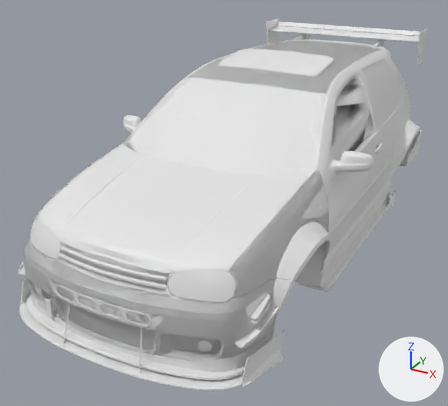
The Blender file assets/source/eshell/wendtStrom/wendtStrom.blend, before and after one commit.
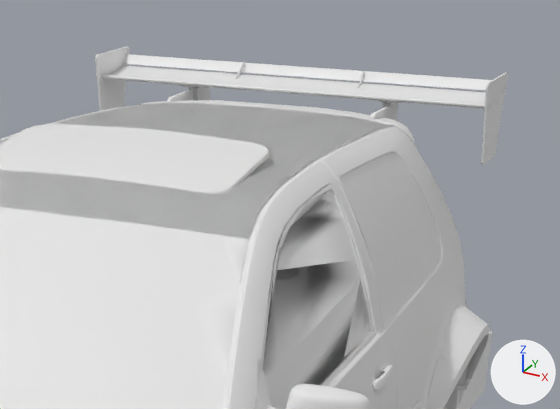
Each version is shown whole from a 50 mm camera at (2.01, -4.36, 2.35) aimed at (-0.19, -0.35, 0.34), then close up on the part from 51% to 100% of the width and 0% to 40% of the height. Every picture has the same lights, and +X, +Y and +Z are marked at lower right. The older version's two pictures come first.

The older version as bpy lines, for what is in view:
```python
ob_wendtstrom_body = bpy.data.objects.new('wendtStrom.Body', me_wendtstrom_body)
ob_wendtstrom_body.location = (0.0, 0.0, 0.0)
ob_wendtstrom_rearbumper_trackwild = bpy.data.objects.new('wendtStrom.rearBumper_trackWild', me_wendtstrom_rearbumper_trackwild)
ob_wendtstrom_rearbumper_trackwild.location = (0.0, 0.0, 0.0)
ob_wendtstrom_roof_sunroofdelete = bpy.data.objects.new('wendtStrom.roof_sunroofDelete', me_wendtstrom_roof_sunroofdelete)
ob_wendtstrom_roof_sunroofdelete.location = (0.0, 0.0, 0.0)
# also in view: 'wendtStrom.roof_sunroofTilted' at (0.0, 0.55, 1.38); 'wendtStrom.fenders_voomeran' at (0.0, -0.13, 0.61); 'wendtStrom.spoiler_trackWild' at (0.0, 1.71, 1.15)
```
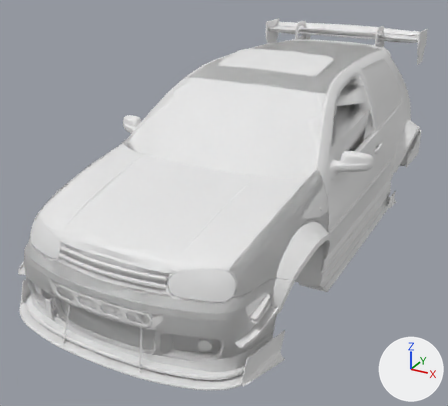
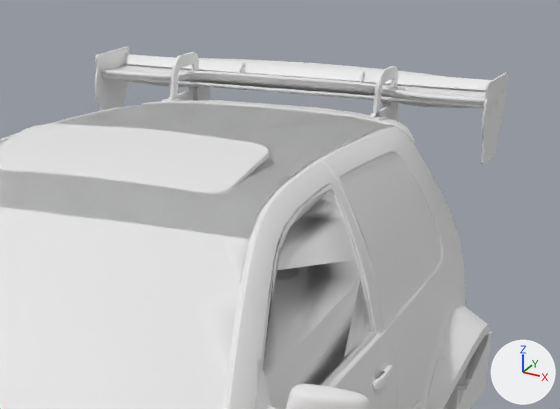
What differs and where, as boxes (x1, y1, x2, y2) in the close-ups (560 x 409 px):
'wendtStrom.spoiler_trackMild', added
    after: (95, 52, 507, 139)
    faces in mat_black (white #e7e7e7): (95, 52, 507, 139)

The change, as a list of edits to the scene's bpy script:
```text
Add me_wendtstrom_spoiler_trackmild:
    me_wendtstrom_spoiler_trackmild.from_pydata(...)  # 1748 vertices, 2406 faces; spans x -0.78..0.78, y 1.47..1.98, z 1.29..1.52
    # faces by material slot: [200, 2206]
    me_wendtstrom_spoiler_trackmild.materials.append(mat_chrome)  # white #e7e7e7
    me_wendtstrom_spoiler_trackmild.materials.append(mat_black)  # white #e7e7e7
Add ob_wendtstrom_spoiler_trackmild:
    ob_wendtstrom_spoiler_trackmild = bpy.data.objects.new('wendtStrom.spoiler_trackMild', me_wendtstrom_spoiler_trackmild)
    ob_wendtstrom_spoiler_trackmild.location = (0.0, 0.0, 0.0)
```
